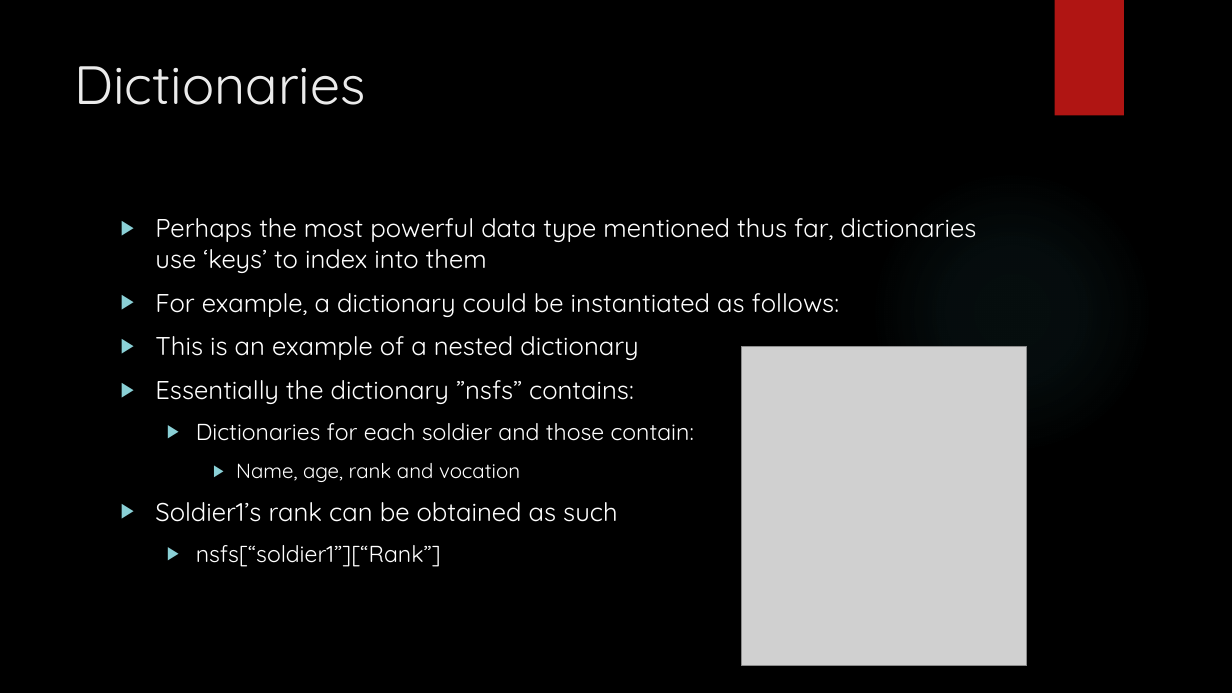
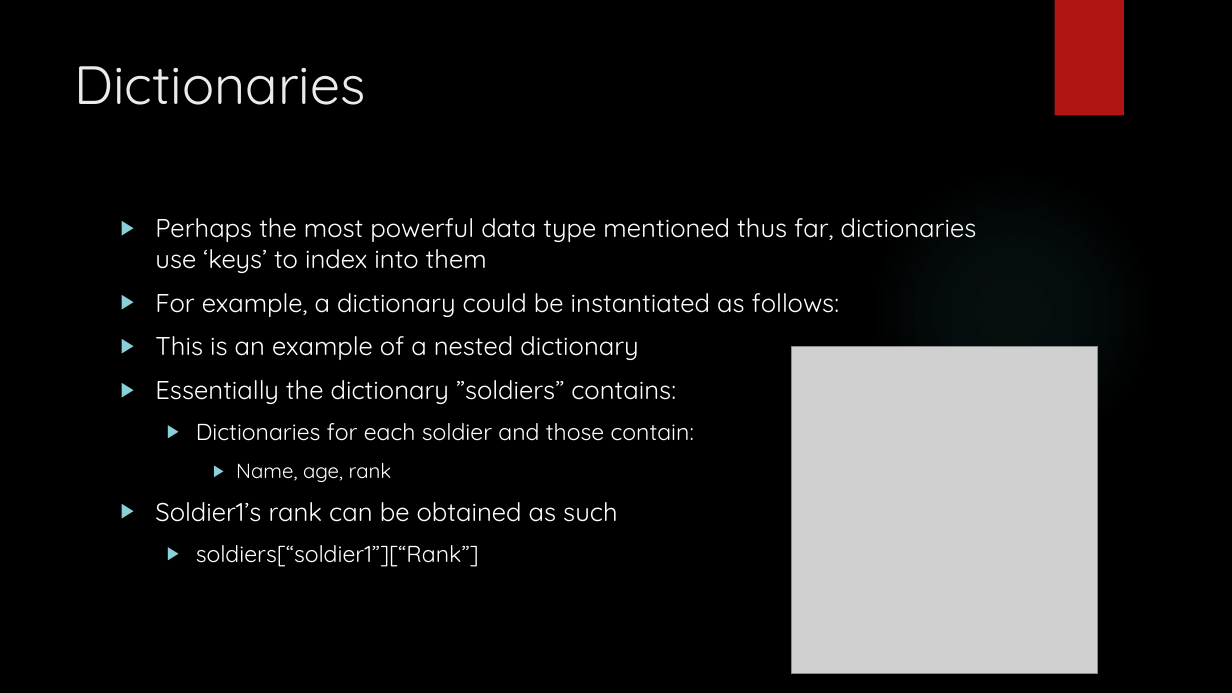
Before and after one commit to siddbose97/pythonWorkshop, a slide deck: slide 49 of pythonpresentation.pptx. Drawn at 1232x693 pixels with LibreOffice and Linux fonts; fonts in the diff are those of the drawing; grey boxes stand for pictures; background and template pictures are left out. Boxes give left, top, right and bottom in pixels: in the first picture for what was removed or moved away, otherwise in the second. Text is boxed around its words. In the diff, an @@ line names an element or a change of style, - is before the commit and + after.

```diff
--- a/pythonpresentation.pptx
+++ b/pythonpresentation.pptx
@@ picture: place and size @@
-picture at [742, 347, 1027, 666]
+picture at [791, 347, 1098, 674]
@@ text at [155, 380, 676, 404]: text changed @@
-▶ Essentially the dictionary ”nsfs” contains:
+▶ Essentially the dictionary ”soldiers” contains:
@@ text at [236, 463, 392, 482]: text changed @@
-    ▶ Name, age, rank and vocation
+    ▶ Name, age, rank
@@ text at [196, 545, 479, 567]: text changed @@
-  ▶ nsfs[“soldier1”][“Rank”]
+  ▶ soldiers[“soldier1”][“Rank”]
```
Also in this commit, not shown: 14 other slides changed, 4 other files.
